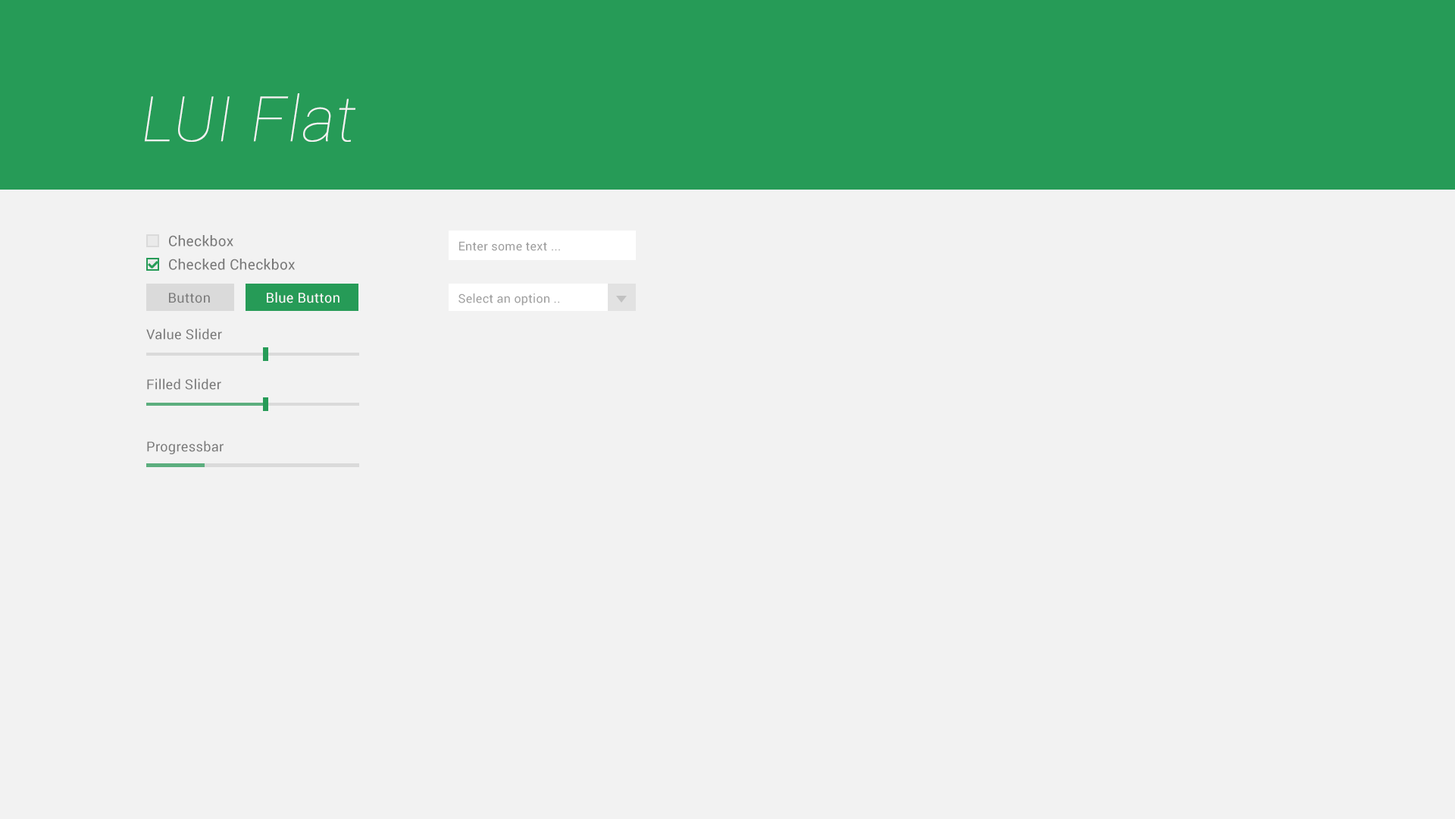
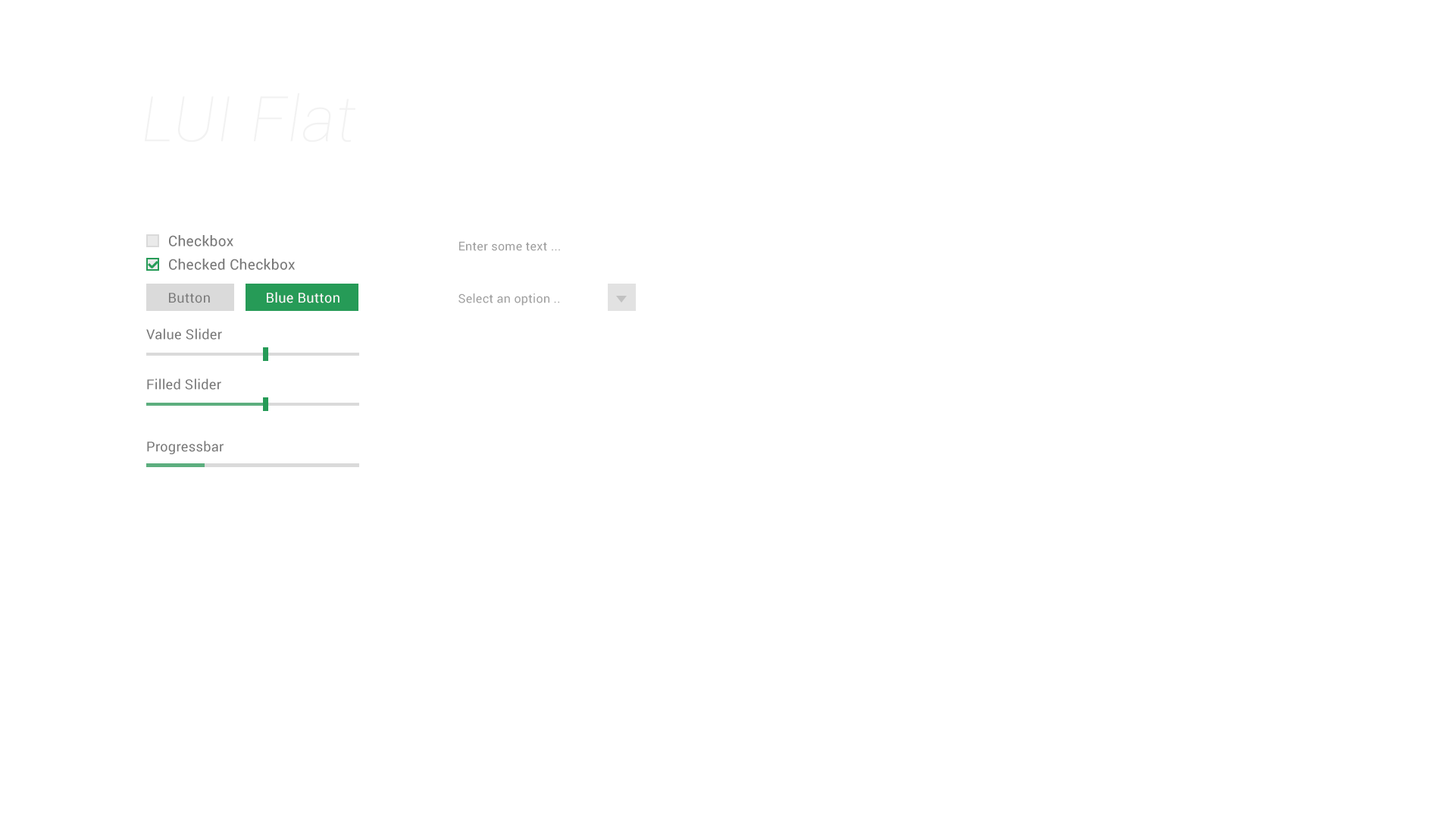
Layer changes from the first 1455×819 image to the second:
hid "Rechteck 6" over <box>0,189,1455,819</box>
hid "Ebene 0" over <box>0,0,1455,819</box>
